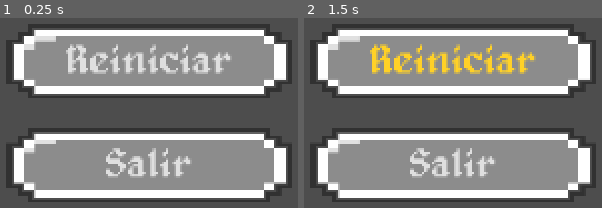
Above: before the commit, frames 1-2 (left to right).
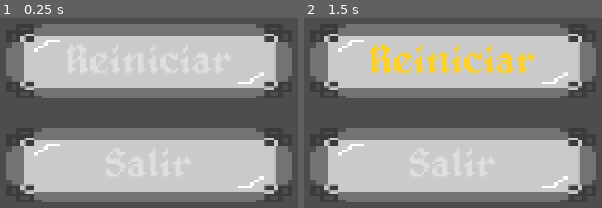
Above: after the commit, the same moments.

Repository: NataliaOspinal/juegoLGJ
Game: Godot game, scene res://scenes/ui/game_over.tscn
Same seed, same stepped clock (60 frames per second), same inputs: the game is played once before the commit and once after it. This scene is started directly instead of the project's main scene.
Inputs:
- Up to frame 1 (0.25 s): no input
- Up to frame 2 (1.5 s): click "Reiniciar" at 0.5 s; click "Reiniciar" at 1.25 s

The runs differ from the first frame. In frame 1, 64% of the frame differs, in the area x 2-98%, y 3-97%; in frame 2, 64%.

Commit message:
Replace btn_prueba.png with btn_gris.png in UI
Replaces the 'btn_prueba.png' button texture with 'btn_gris.png' in both the main menu and game over scenes. Updates all relevant resource references and removes the old image and its import file.

Diff:
--- a/scenes/ui/game_over.tscn
+++ b/scenes/ui/game_over.tscn
@@ -2,27 +2,27 @@
 
 [ext_resource type="Script" uid="uid://b2t8e6fhcsgko" path="res://scripts/ui/game_over.gd" id="1_x6o8e"]
 [ext_resource type="FontFile" uid="uid://ta24fjexhgva" path="res://assets/fonts/alagard.ttf" id="2_vfrx6"]
-[ext_resource type="Texture2D" uid="uid://cwn106hbwosqj" path="res://assets/ui/btn_prueba.png" id="3_o6b8n"]
+[ext_resource type="Texture2D" uid="uid://hph4bfrx7hd8" path="res://assets/ui/btn_gris.png" id="3_x6o8e"]
 
 [sub_resource type="StyleBoxTexture" id="StyleBoxTexture_4583b"]
-texture = ExtResource("3_o6b8n")
+texture = ExtResource("3_x6o8e")
 
 [sub_resource type="StyleBoxTexture" id="StyleBoxTexture_b6337"]
-texture = ExtResource("3_o6b8n")
+texture = ExtResource("3_x6o8e")
 axis_stretch_horizontal = 2
 axis_stretch_vertical = 2
 
 [sub_resource type="StyleBoxTexture" id="StyleBoxTexture_r6ix2"]
-texture = ExtResource("3_o6b8n")
+texture = ExtResource("3_x6o8e")
 
 [sub_resource type="StyleBoxTexture" id="StyleBoxTexture_trpi5"]
-texture = ExtResource("3_o6b8n")
+texture = ExtResource("3_x6o8e")
 
 [sub_resource type="StyleBoxTexture" id="StyleBoxTexture_0mouq"]
-texture = ExtResource("3_o6b8n")
+texture = ExtResource("3_x6o8e")
 
 [sub_resource type="StyleBoxTexture" id="StyleBoxTexture_e6x8a"]
-texture = ExtResource("3_o6b8n")
+texture = ExtResource("3_x6o8e")
 
 [node name="GameOver" type="Control"]
 layout_mode = 3
--- a/scenes/ui/main_menu.tscn
+++ b/scenes/ui/main_menu.tscn
@@ -2,54 +2,54 @@
 
 [ext_resource type="Script" uid="uid://cvrmeq8s2wbnu" path="res://scripts/ui/main_menu.gd" id="1_sl1te"]
 [ext_resource type="FontFile" uid="uid://ta24fjexhgva" path="res://assets/fonts/alagard.ttf" id="2_1g8jr"]
-[ext_resource type="Texture2D" uid="uid://cwn106hbwosqj" path="res://assets/ui/btn_prueba.png" id="3_m1kxf"]
+[ext_resource type="Texture2D" uid="uid://hph4bfrx7hd8" path="res://assets/ui/btn_gris.png" id="3_1g8jr"]
 
 [sub_resource type="StyleBoxTexture" id="StyleBoxTexture_1g8jr"]
-texture = ExtResource("3_m1kxf")
+texture = ExtResource("3_1g8jr")
 
 [sub_resource type="StyleBoxTexture" id="StyleBoxTexture_m1kxf"]
-texture = ExtResource("3_m1kxf")
+texture = ExtResource("3_1g8jr")
 axis_stretch_horizontal = 2
 axis_stretch_vertical = 2
 
 [sub_resource type="StyleBoxTexture" id="StyleBoxTexture_x2yvf"]
-texture = ExtResource("3_m1kxf")
+texture = ExtResource("3_1g8jr")
 
 [sub_resource type="StyleBoxTexture" id="StyleBoxTexture_uhagc"]
-texture = ExtResource("3_m1kxf")
+texture = ExtResource("3_1g8jr")
 
 [sub_resource type="StyleBoxTexture" id="StyleBoxTexture_btxxm"]
-texture = ExtResource("3_m1kxf")
+texture = ExtResource("3_1g8jr")
 
 [sub_resource type="StyleBoxTexture" id="StyleBoxTexture_wb0q5"]
-texture = ExtResource("3_m1kxf")
+texture = ExtResource("3_1g8jr")
 
 [sub_resource type="StyleBoxTexture" id="StyleBoxTexture_q85j6"]
-texture = ExtResource("3_m1kxf")
+texture = ExtResource("3_1g8jr")
 
 [sub_resource type="StyleBoxTexture" id="StyleBoxTexture_8g5eo"]
-texture = ExtResource("3_m1kxf")
+texture = ExtResource("3_1g8jr")
 
 [sub_resource type="StyleBoxTexture" id="StyleBoxTexture_7suek"]
-texture = ExtResource("3_m1kxf")
+texture = ExtResource("3_1g8jr")
 
 [sub_resource type="StyleBoxTexture" id="StyleBoxTexture_otr3d"]
-texture = ExtResource("3_m1kxf")
+texture = ExtResource("3_1g8jr")
 
 [sub_resource type="StyleBoxTexture" id="StyleBoxTexture_8ekit"]
-texture = ExtResource("3_m1kxf")
+texture = ExtResource("3_1g8jr")
 
 [sub_resource type="StyleBoxTexture" id="StyleBoxTexture_n4uci"]
-texture = ExtResource("3_m1kxf")
+texture = ExtResource("3_1g8jr")
 
 [sub_resource type="StyleBoxTexture" id="StyleBoxTexture_877pj"]
-texture = ExtResource("3_m1kxf")
+texture = ExtResource("3_1g8jr")
 
 [sub_resource type="StyleBoxTexture" id="StyleBoxTexture_ayp64"]
-texture = ExtResource("3_m1kxf")
+texture = ExtResource("3_1g8jr")
 
 [sub_resource type="StyleBoxTexture" id="StyleBoxTexture_y2j7i"]
-texture = ExtResource("3_m1kxf")
+texture = ExtResource("3_1g8jr")
 
 [node name="MainMenu" type="Control"]
 layout_mode = 3
Binary file added: assets/ui/btn_gris.png
Not shown, changed: assets/ui/btn_gris.png.import
Binary file removed: assets/ui/btn_prueba.png
